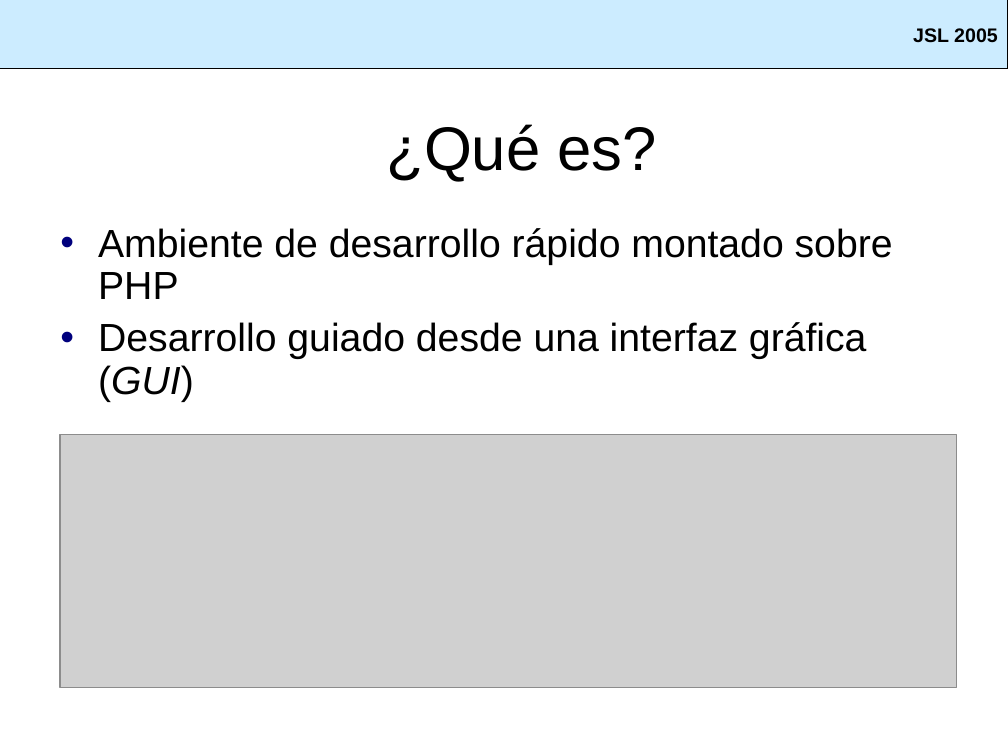
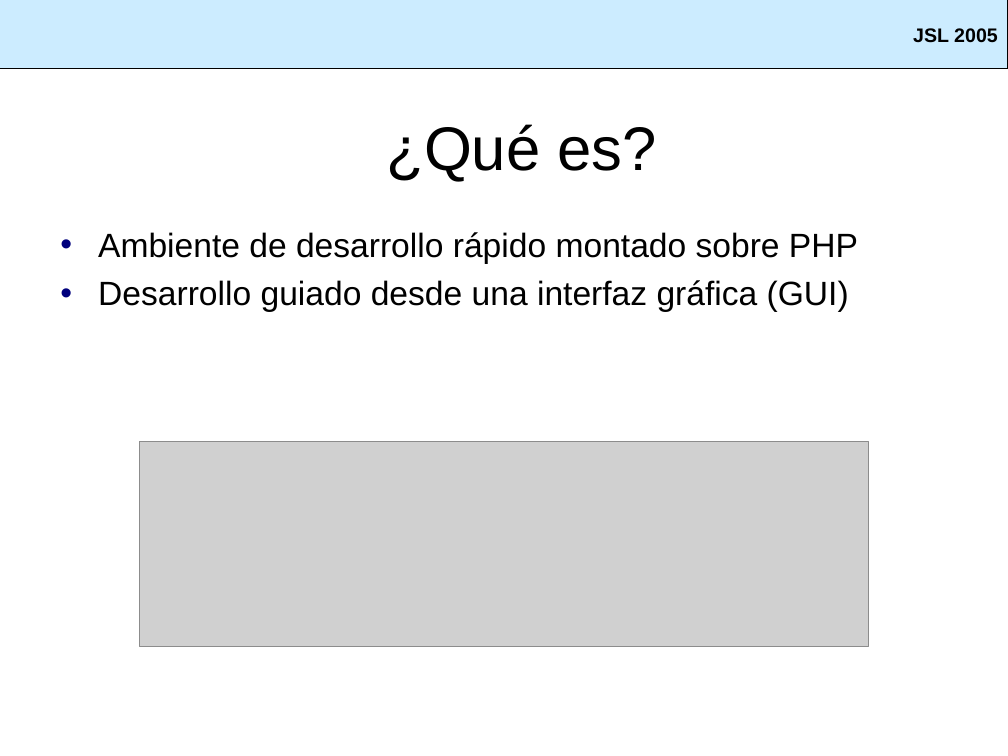
Before and after one commit to SIU-Toba/framework, a slide deck: slide 2 of doc/presentacion/Jornadas JAIIO.ppt. Drawn at 1008x756 pixels with LibreOffice and Linux fonts; fonts in the diff are those of the drawing; grey boxes stand for pictures; background and template pictures are left out. Boxes give left, top, right and bottom in pixels: in the first picture for what was removed or moved away, otherwise in the second. Text is boxed around its words. In the diff, an @@ line names an element or a change of style, - is before the commit and + after.

```diff
--- a/doc/presentacion/Jornadas JAIIO.ppt
+++ b/doc/presentacion/Jornadas JAIIO.ppt
@@ text "Ambiente de desarrollo rápido montado ..." at (98,232,858,312): size 28 to 24 pt; italic off in "(GUI)"; line spacing 0.9 to 1; less space between paragraphs @@
@@ picture: place and size @@
-picture at (60,434,957,687)
+picture at (139,442,868,647)
```
Also in this commit, not shown: 1 other slide changed, 1 slide added.
